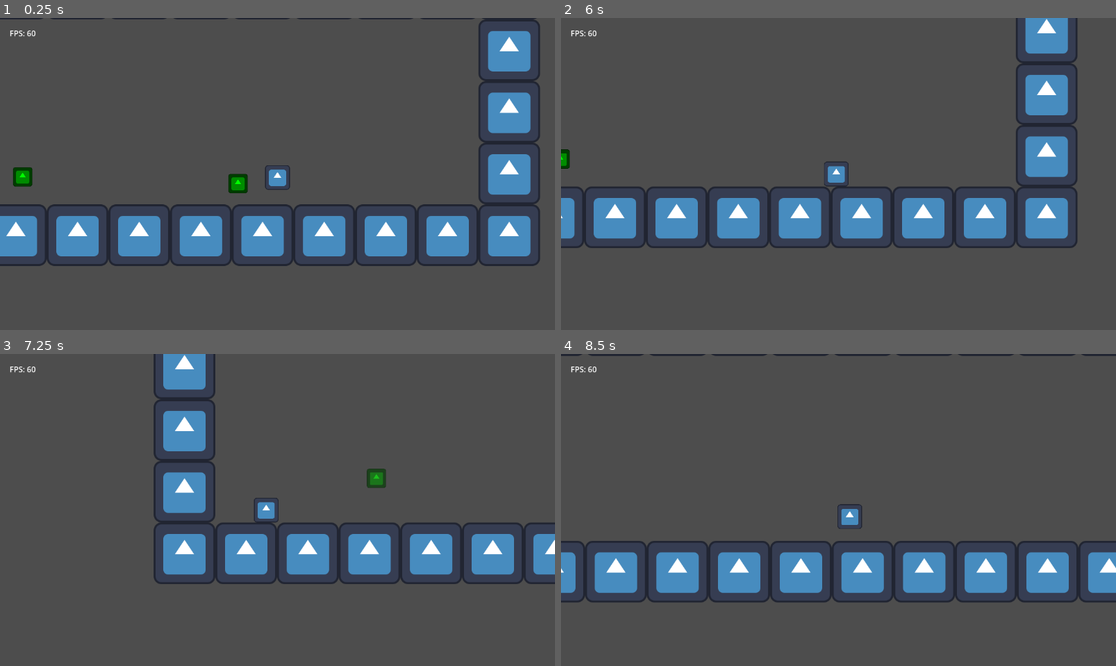
Above: before the commit, frames 1-4 (two rows, left to right).
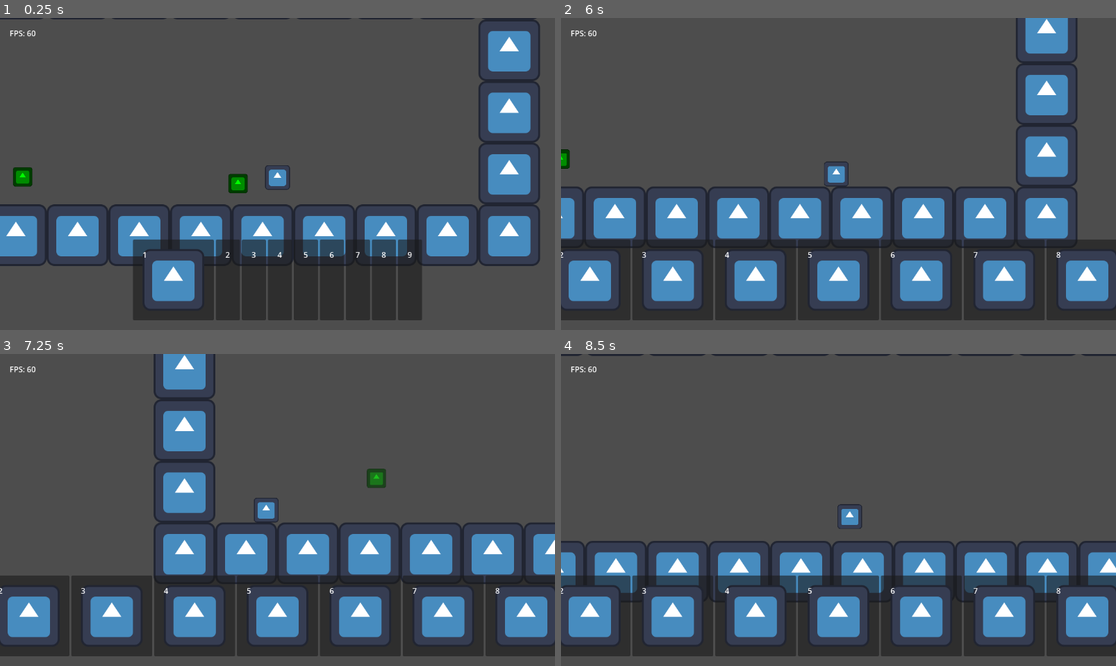
Above: after the commit, the same moments.

Repository: TheHumanMRP/RPG-Life-Tracker
Game: Godot game, scene res://Folders/Systems/Main/Scenes/main_scene.tscn
Same seed, same stepped clock (60 frames per second), same inputs: the game is played once before the commit and once after it. The engine's default icon, where the game draws it, is replaced by a stand-in: a white triangle on a blue panel in a dark square.
Inputs:
- Up to frame 1 (0.25 s): no input
- Up to frame 2 (6 s): hold D (move_right) 0.53-2.03 s; tap I (add_test_sword) every 0.75 s from 0.6 to 5.85 s; tap Space (jump) at 0.77, 1.52, 3.02, 3.77, 4.52 s; hold A (move_left) 2.03-2.78 s; hold D (move_right) 2.78-4.28 s; hold A (move_left) 4.28-5.03 s; hold D (move_right) 5.03-5.78 s; hold A (move_left) from 5.78 s (still down)
- Up to frame 3 (7.25 s): keep holding A (move_left); tap Space (jump) at 6.02, 6.77 s; tap I (add_test_sword) at 6.6 s
- Up to frame 4 (8.5 s): release A (move_left) at 7.28 s; hold D (move_right) from 7.28 s (still down); tap I (add_test_sword) at 7.35, 8.1 s; tap Space (jump) at 7.52 s

The runs differ from the first frame. In frame 1, 11% of the frame differs, in the area x 23-76%, y 71-97%; in frame 2, 18%; in frame 3, 19%; in frame 4, 20%, in the area x 0-100%, y 71-97%.
Error before the commit: Parse Error: Could not parse global class "HotBarLogicComponent" from "res://Folders/Systems/Inventory_System/Scripts/hotbar_logic.gd". (res://Folders/Systems/…
Error after the commit: Out of bounds get index '0' (on base: 'Array[ItemEntry]') (res://Folders/Systems/Inventory_System/Scripts/hotbar_logic.gd:61)

Commit message:
Auto commit at 2026-07-04 22:47:42

Diff:
--- a/Folders/Systems/Inventory_System/Scripts/hotbar_logic.gd
+++ b/Folders/Systems/Inventory_System/Scripts/hotbar_logic.gd
@@ -27,7 +27,7 @@
 # ============================================================================
 
 func _init() -> void:
-
+	SignalBus.inventory_changed.connect(assaign_items_to_all_hotbars)
 
 # ============================================================================
 # Item Management
